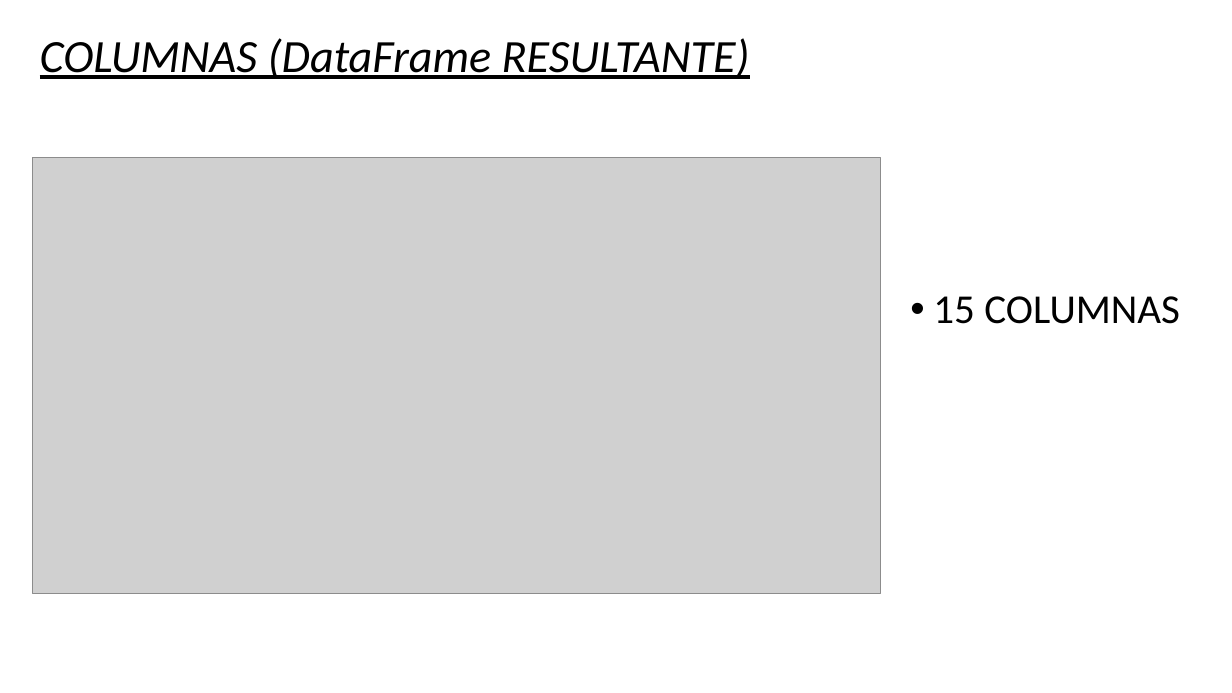
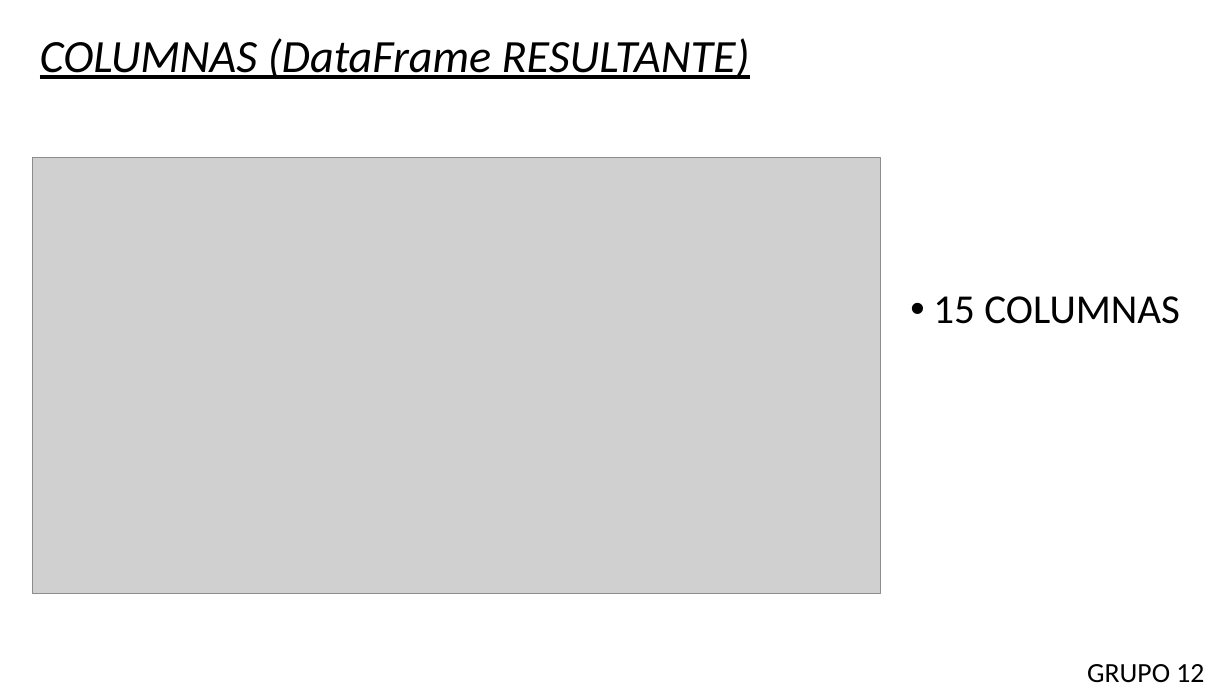
Before and after one commit to asasa293/limpieza_datos, a slide deck: slide 9 of TP1/TP1_GRUPO12.pptx. Drawn at 1232x693 pixels with LibreOffice and Linux fonts; fonts in the diff are those of the drawing; grey boxes stand for pictures. Boxes give left, top, right and bottom in pixels: in the first picture for what was removed or moved away, otherwise in the second. Text is boxed around its words. In the diff, an @@ line names an element or a change of style, - is before the commit and + after.

```diff
--- a/TP1/TP1_GRUPO12.pptx
+++ b/TP1/TP1_GRUPO12.pptx
@@ text added at (x1=1087, y1=664, x2=1204, y2=683), 21.6 pt, text #000000 @@
+GRUPO 12
```
Also in this commit, not shown: 15 other slides changed.
